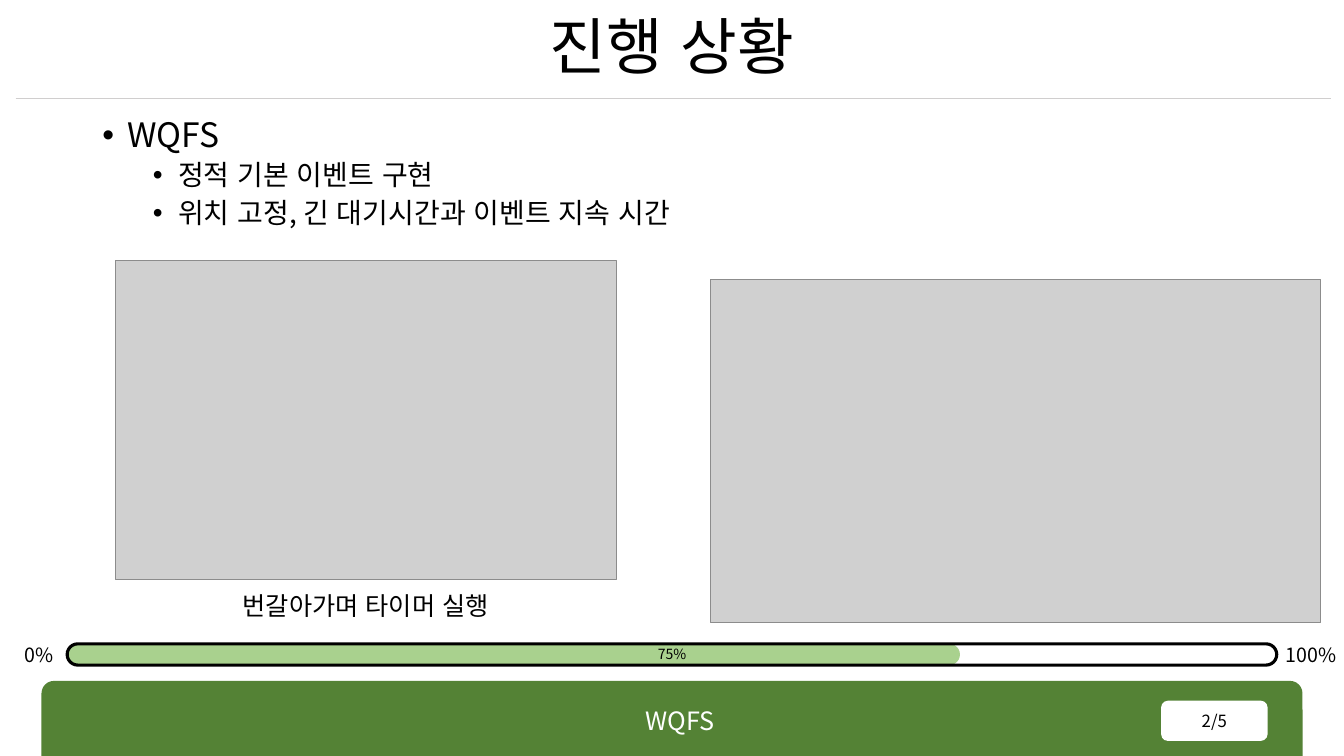
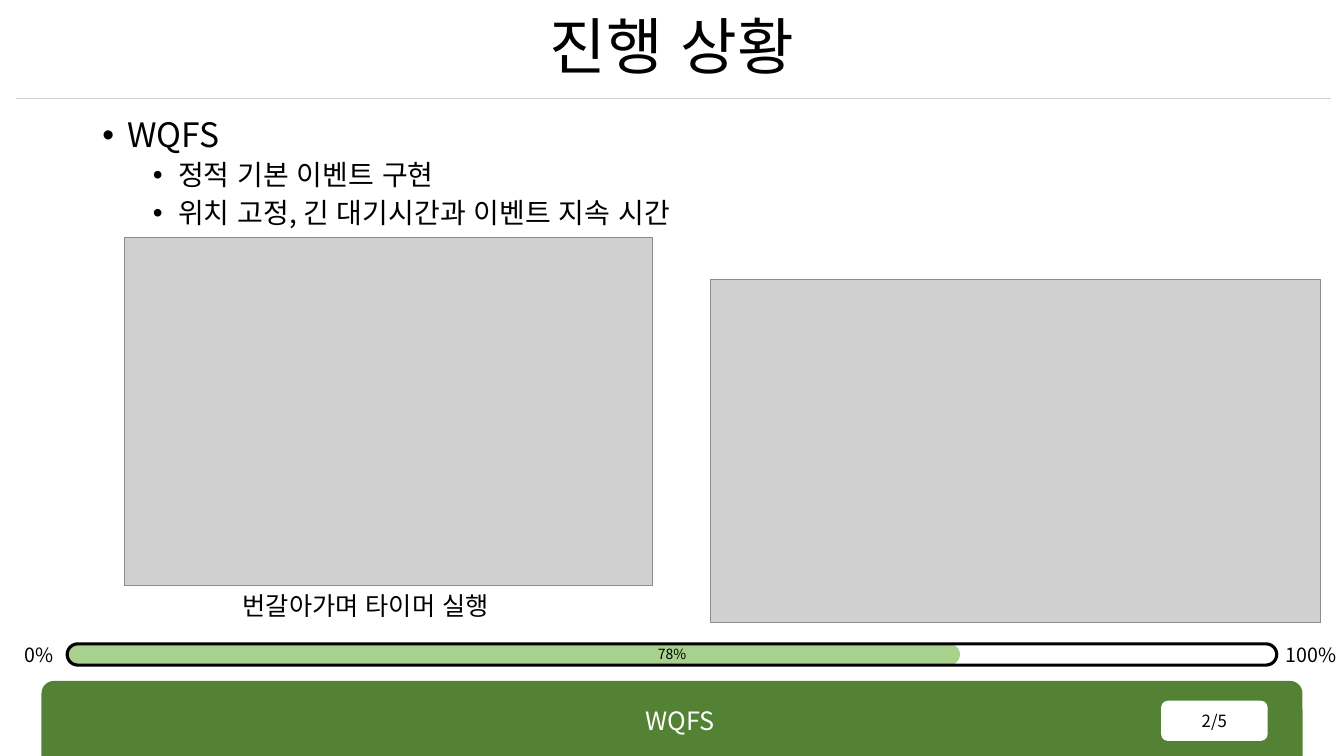
Before and after one commit to rennOobayashi/WQFS, a slide deck: slide 2 of WQFS.pptx. Drawn at 1344x756 pixels with LibreOffice and Linux fonts; fonts in the diff are those of the drawing; grey boxes stand for pictures. Boxes give left, top, right and bottom in pixels: in the first picture for what was removed or moved away, otherwise in the second. Text is boxed around its words. In the diff, an @@ line names an element or a change of style, - is before the commit and + after.

```diff
--- a/WQFS.pptx
+++ b/WQFS.pptx
@@ picture: place and size @@
-picture at (115,261,616,580)
+picture at (125,238,652,586)
@@ text at (658,648,686,664): text changed @@
-75%
+78%
```
Also in this commit, not shown: 3 other slides changed, 2 slides added, 22 other files.
